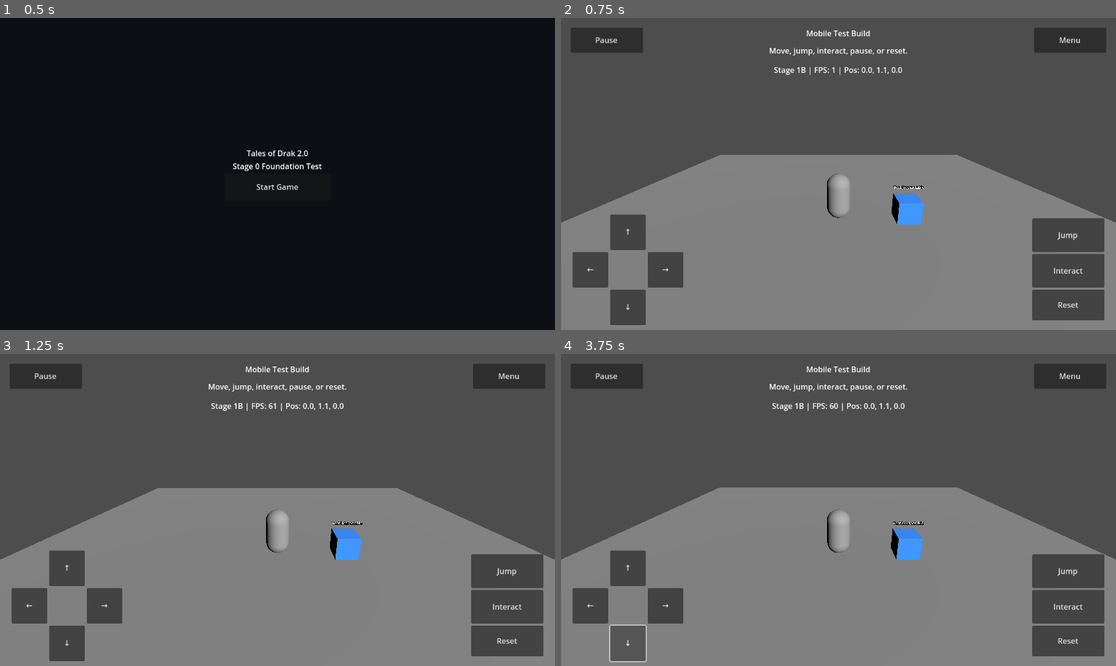
Above: before the commit, frames 1-4 (two rows, left to right).
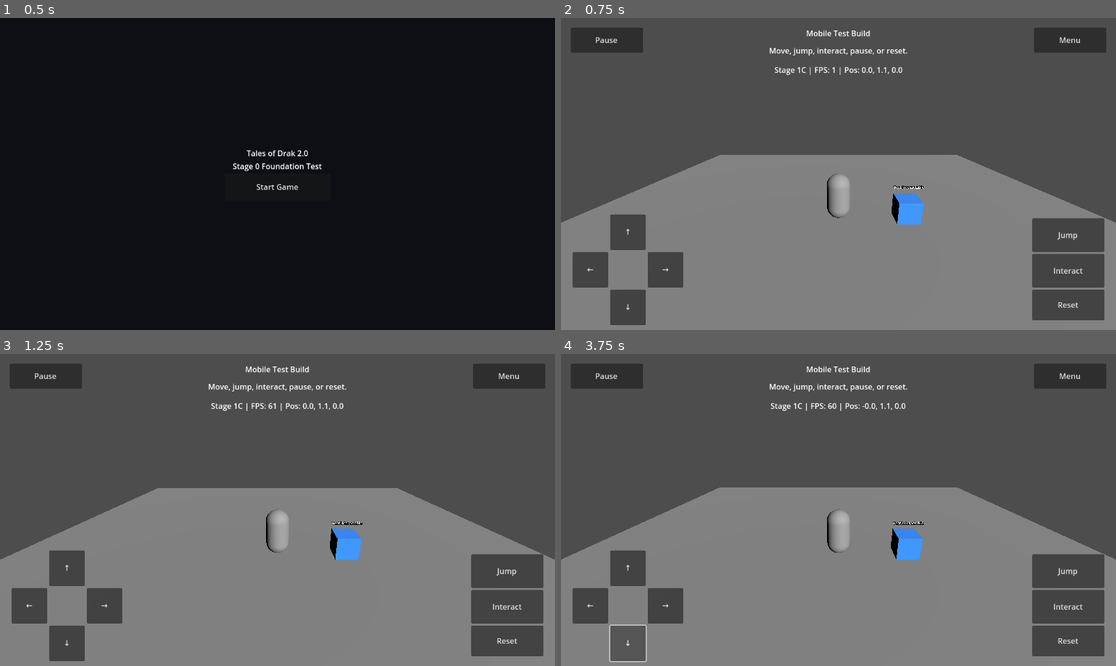
Above: after the commit, the same moments.

Repository: tristanvickery20/Tales-of-Drak-2.0
Game: Godot game, scene res://scenes/main_menu/main_menu.tscn
Two runs of this game, one before a commit and one after it. Both use one fixed random seed, a clock stepped at 60 frames per second and the inputs below.
Inputs:
- Up to frame 1 (0.5 s): no input
- Up to frame 2 (0.75 s): click "Start Game" at 0.5 s
- Up to frame 3 (1.25 s): no input
- Up to frame 4 (3.75 s): click "↑" at 1.25 s; click "←" at 2 s; click "→" at 2.75 s; click "↓" at 3.5 s

Frame 1 is identical in both runs. In frame 2, 0.2% of the frame differs, in the area x 38-62%, y 15-19%; in frame 3, 0.1%; in frame 4, 0.3%, in the area x 37-65%, y 15-64%.

Commit message:
Make player movement camera-relative

Diff:
--- a/scripts/mobile_test_player.gd
+++ b/scripts/mobile_test_player.gd
@@ -4,21 +4,28 @@
 @export var jump_velocity := 6.0
 @export var gravity := 18.0
 @export var interact_range := 2.2
+@export var camera_path: NodePath = NodePath("../Camera3D")
 
 var _move_input := Vector2.ZERO
 var _jump_requested := false
 var _spawn_position := Vector3.ZERO
+var _camera: Node
 
 func _ready() -> void:
 	_spawn_position = global_position
+	_camera = get_node_or_null(camera_path)
 
 func _physics_process(delta: float) -> void:
-	var direction := Vector3(_move_input.x, 0.0, _move_input.y)
+	var direction := _get_camera_relative_direction()
 	if direction.length() > 1.0:
 		direction = direction.normalized()
 
 	velocity.x = direction.x * move_speed
 	velocity.z = direction.z * move_speed
+
+	if direction.length() > 0.05:
+		var target_angle := atan2(direction.x, direction.z)
+		rotation.y = lerp_angle(rotation.y, target_angle, clampf(12.0 * delta, 0.0, 1.0))
 
 	if is_on_floor():
 		if _jump_requested:
@@ -30,6 +37,17 @@
 
 	_jump_requested = false
 	move_and_slide()
+
+func _get_camera_relative_direction() -> Vector3:
+	var forward := Vector3.FORWARD
+	var right := Vector3.RIGHT
+
+	if _camera != null and _camera.has_method("get_forward_flat"):
+		forward = _camera.get_forward_flat()
+	if _camera != null and _camera.has_method("get_right_flat"):
+		right = _camera.get_right_flat()
+
+	return (right * _move_input.x) + (forward * -_move_input.y)
 
 func set_move_input(input: Vector2) -> void:
 	_move_input = input
@@ -44,7 +62,7 @@
 	_jump_requested = false
 
 func get_debug_summary() -> String:
-	return "Stage 1B | FPS: %d | Pos: %.1f, %.1f, %.1f" % [
+	return "Stage 1C | FPS: %d | Pos: %.1f, %.1f, %.1f" % [
 		Engine.get_frames_per_second(),
 		global_position.x,
 		global_position.y,
